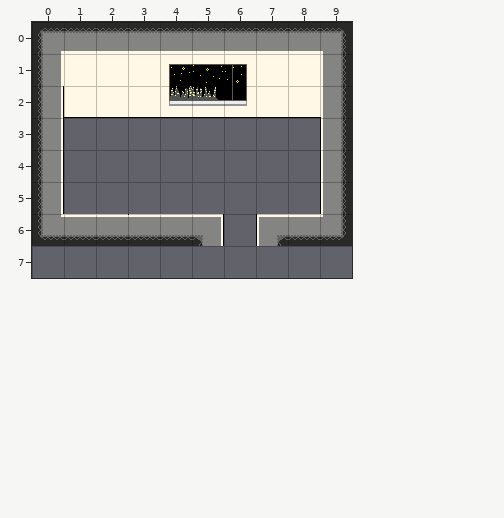
Tiled map: Zold/Zold/Content/graphic/locations/MainRoom/MainRoom.tmx. Above is the file before it was changed.
Cells are 32x32 px. Shown: x 0..9, y 0..7.
Once edited:
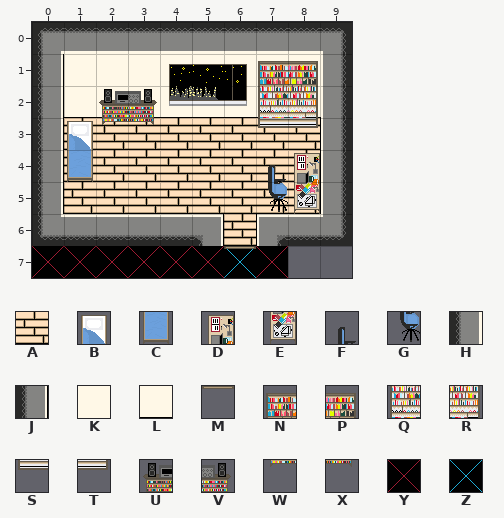
Key: from "mainRoom2": A 0 turned 270, B 1, C 2, D 3, E 4, F 5, G 6, H 7 turned 90, J 8 turned 90, K 14, L 15, M 25, N 26, P 27, Q 28, R 29, S 30, T 30 flipped left-right, U 31, V 32, W 33, X 34, Y 35, Z 43.
_ is an empty cell.
Tiles of an added or newly shown layer are drawn over the layers below it.
Changes in this commit:
{"where": "layer \"Kolizje\" (now shown)"}
{"y":7,"x":0,"old":"______","new":"YYYYYY"}
{"y":7,"x":7,"old":"_","new":"Y"}
{"where": "layer \"Teleport\" (now shown)"}
{"y":7,"x":6,"old":"_","new":"Z"}
{"where": "layer \"Podloga\" (now shown)"}
{"y":1,"x":7,"old":"__","new":"KK"}
{"y":2,"x":2,"old":"__","new":"LL"}
{"y":2,"x":7,"old":"__","new":"LL"}
{"y":3,"x":1,"old":"________","new":"AAAAAAAA"}
{"y":4,"x":1,"old":"________","new":"AAAAAAAA"}
{"y":5,"x":1,"old":"________","new":"AAAAAAAA"}
{"y":6,"x":6,"old":"_","new":"A"}
{"where": "layer \"Meble\" (now shown)"}
{"y":1,"x":7,"old":"__","new":"NP"}
{"y":2,"x":2,"old":"__","new":"UV"}
{"y":2,"x":7,"old":"__","new":"QR"}
{"y":3,"x":1,"old":"___","new":"BWX"}
{"y":3,"x":7,"old":"__","new":"ST"}
{"y":4,"x":1,"old":"_","new":"C"}
{"y":4,"x":7,"old":"__","new":"FD"}
{"y":5,"x":7,"old":"__","new":"GE"}
{"y":7,"x":6,"old":"_","new":"M"}
{"where": "layer \"Sciany\""}
{"y":1,"x":0,"old":"H","new":"J"}
{"y":1,"x":7,"old":"KK","new":"__"}
{"y":2,"x":2,"old":"LL","new":"__"}
{"y":2,"x":7,"old":"LL","new":"__"}
